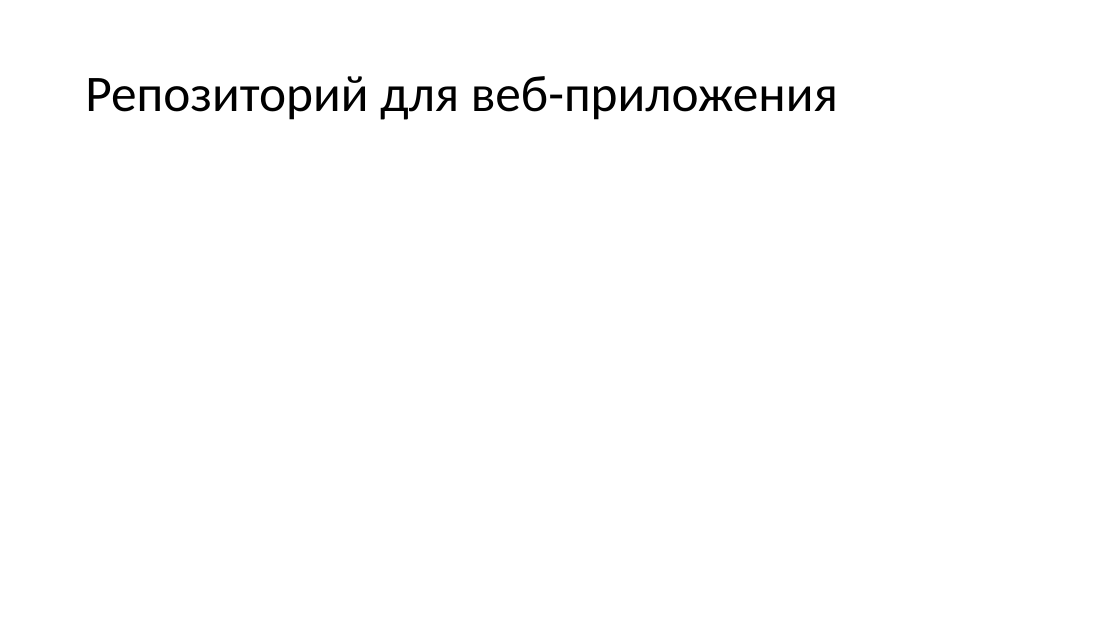
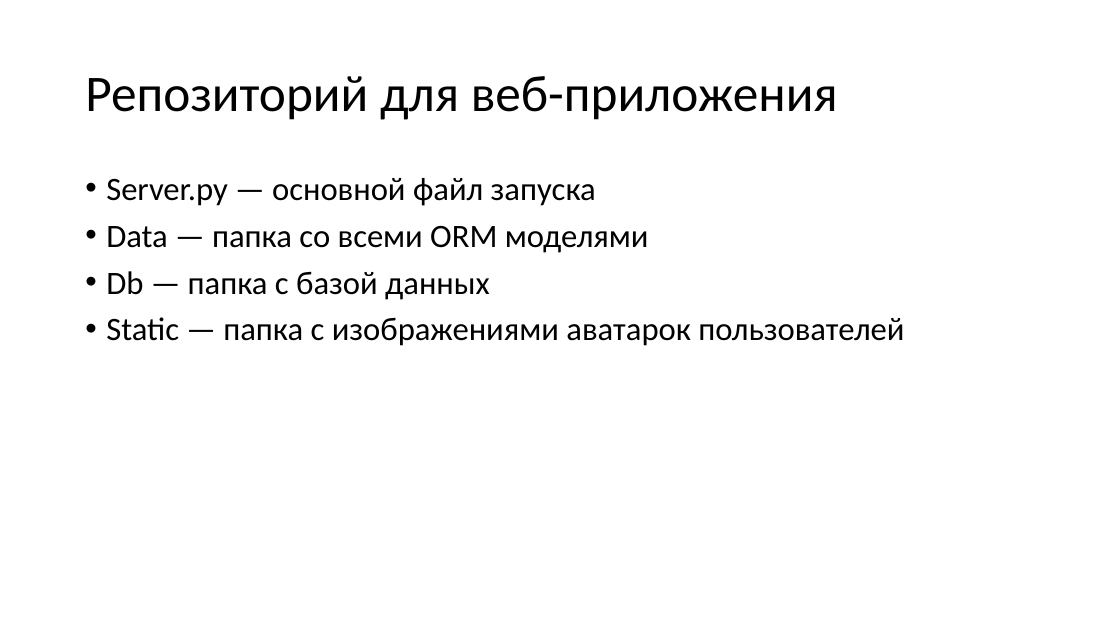
Before and after one commit to DertyuGameDev/server, a slide deck: slide 6 of presentation/p.pptx. Drawn at 1120x630 pixels with LibreOffice and Linux fonts; fonts in the diff are those of the drawing. Boxes give left, top, right and bottom in pixels: in the first picture for what was removed or moved away, otherwise in the second. Text is boxed around its words. In the diff, an @@ line names an element or a change of style, - is before the commit and + after.

```diff
--- a/presentation/p.pptx
+++ b/presentation/p.pptx
@@ text added at box(106, 178, 904, 346), 28 pt, text #000000 @@
+• Server.py — основной файл запуска
+• Data — папка со всеми ORM моделями
+• Db — папка с базой данных
+• Static — папка с изображениями аватарок пользователей
```
Also in this commit, not shown: 2 other slides changed, 1 slide added, 1 slide removed, 1 other file.
